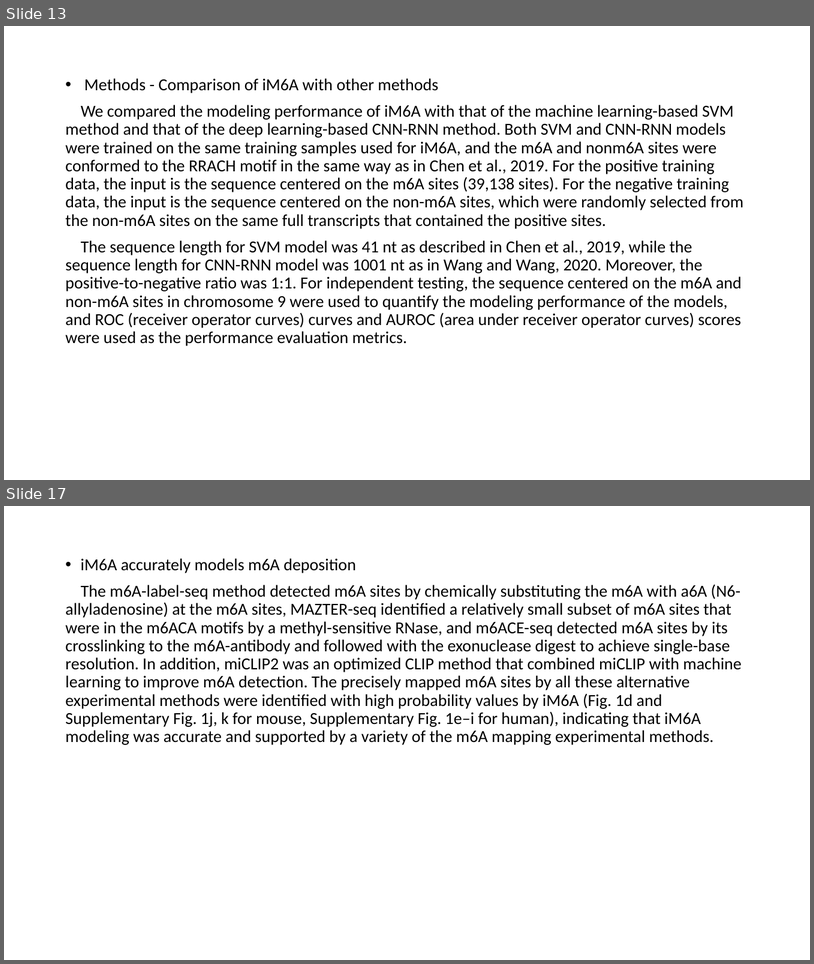
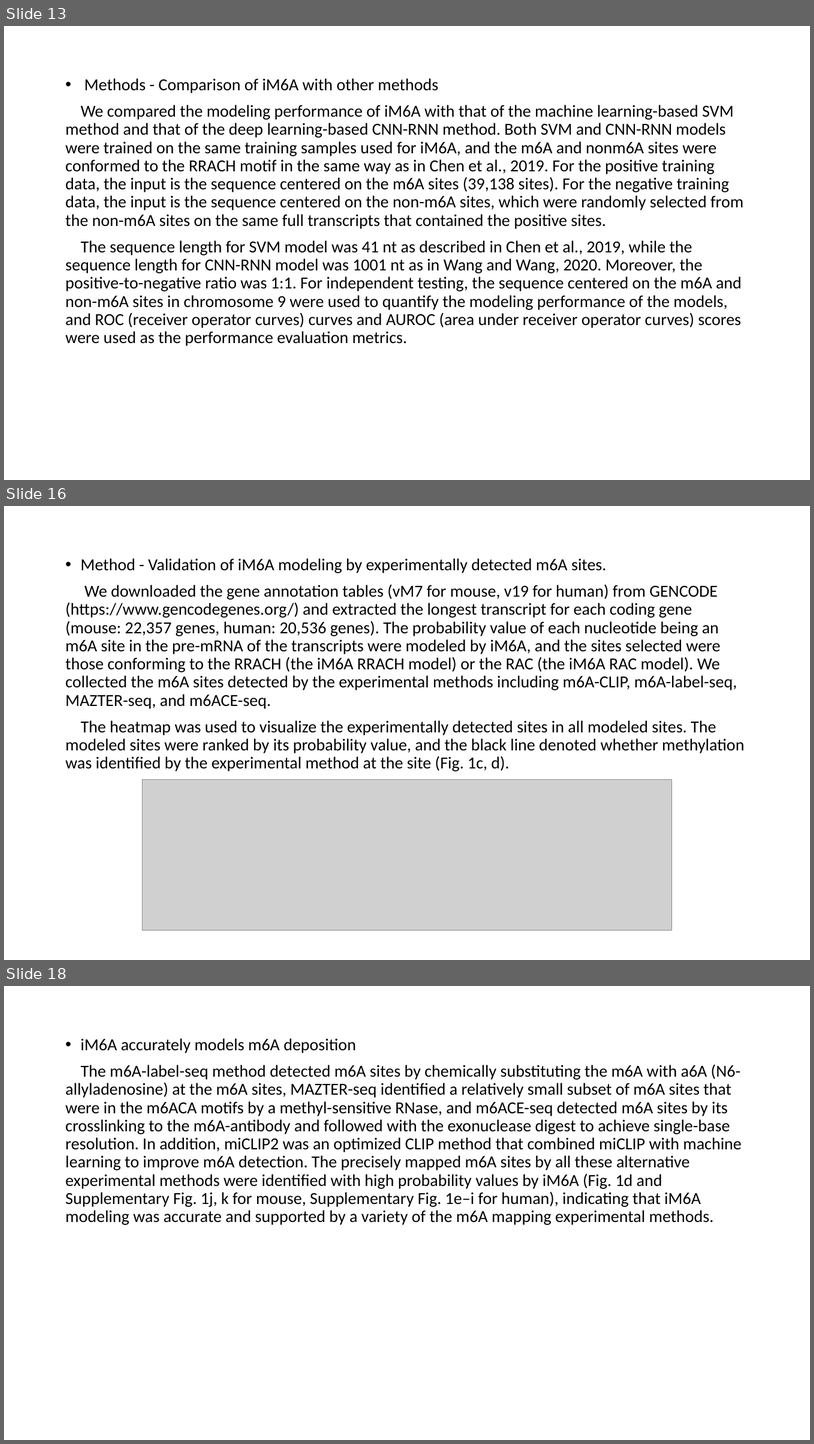
Before and after one commit to YanChengHuang/paper_implement, a slide deck: iM6A/presentation/iM6A.pptx. Shown one above the other, each under a label of ours: slides 13 and 17 before the commit, slides 13, 16 and 18 after it; the slides between them are not shown. The pictures are 814x964 and 814x1444 pixels, drawn with LibreOffice and Linux fonts; fonts in the diff are those of the drawing; grey boxes stand for pictures. Boxes give left, top, right and bottom in pixels: in the first picture for what was removed or moved away, otherwise in the second. Text is boxed around its words. In the diff, an @@ line names an element or a change of style, - is before the commit and + after.

```diff
--- a/iM6A/presentation/iM6A.pptx
+++ b/iM6A/presentation/iM6A.pptx
@@ slide 16 added at <box>4,506,810,960</box>, background #FFFFFF @@
@@ text added at <box>65,558,744,771</box>, 20 pt, text #000000 @@
+• Method - Validation of iM6A modeling by experimentally detected m6A sites.
+We downloaded the gene annotation tables (vM7 for mouse, v19 for human) from GENCODE (https://www.gencodegenes.org/) and extracted the longest transcript for each coding gene (mouse: 22,357 genes, human: 20,536 genes). The probability value of each nucleotide being an m6A site in the pre-mRNA of the transcripts were modeled by iM6A, and the sites selected were those conforming to the RRACH (the iM6A RRACH model) or the RAC (the iM6A RAC model). We collected the m6A sites detected by the experimental methods including m6A-CLIP, m6A-label-seq, MAZTER-seq, and m6ACE-seq.
+The heatmap was used to visualize the experimentally detected sites in all modeled sites. The modeled sites were ranked by its probability value, and the black line denoted whether methylation was identified by the experimental method at the site (Fig. 1c, d).
@@ picture added at <box>142,780,672,930</box> @@
@@ what was slide 17 is now slide 18 @@
```
Also in this commit, not shown: 6 slides changed, 3 other slides added, 3 slides removed.
